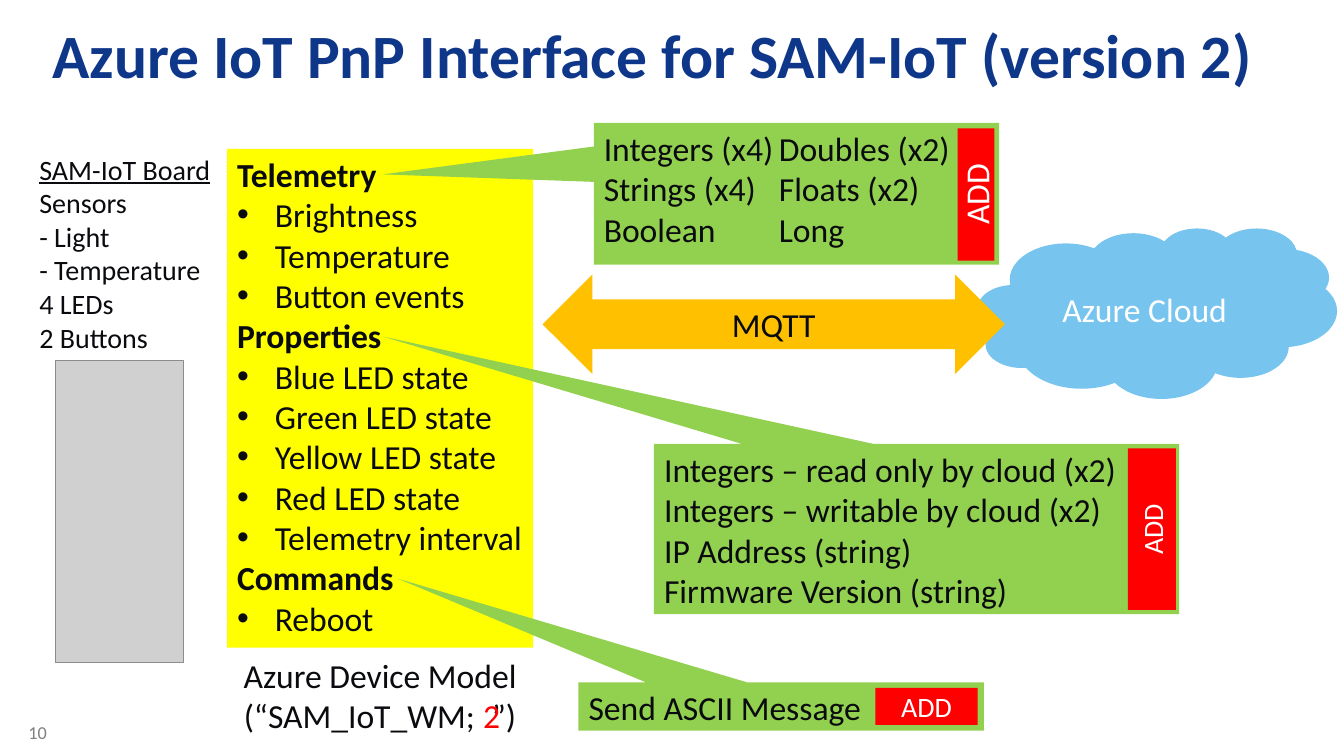
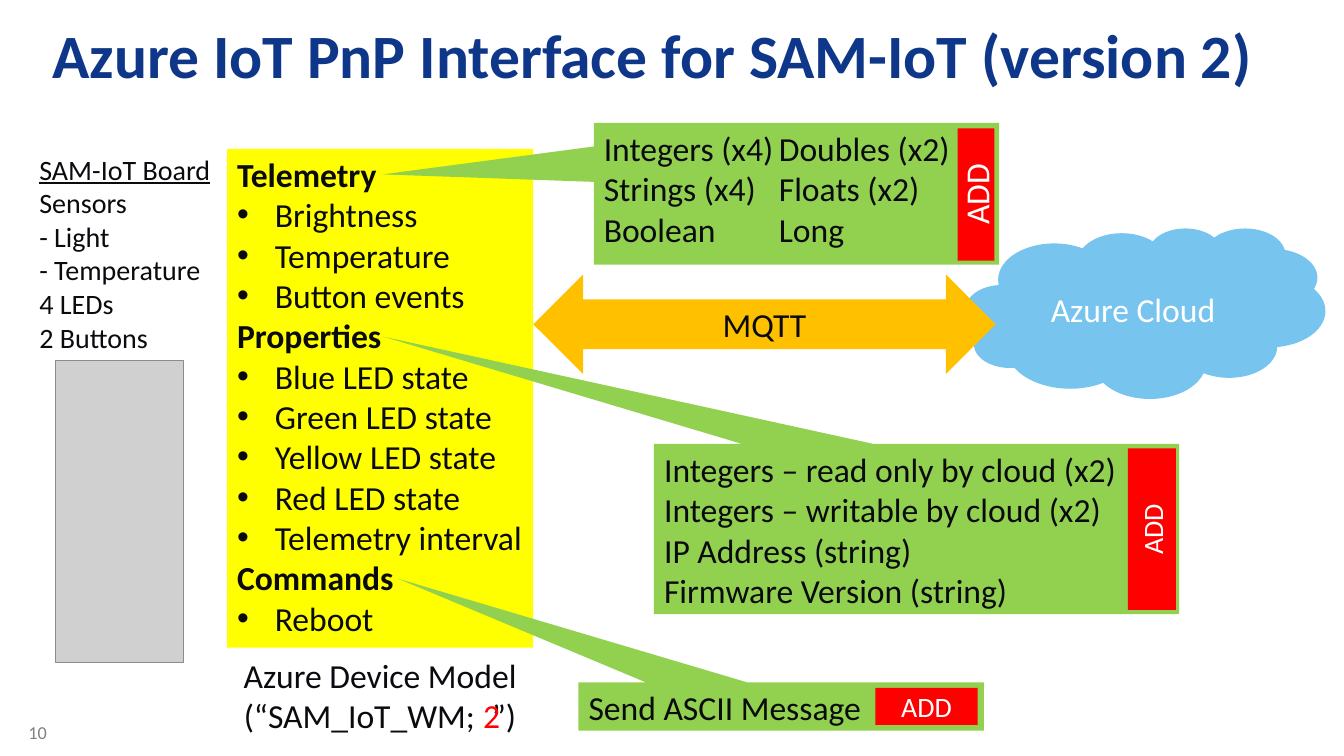
Before and after one commit to daisukeiot/Microchip-SAM-IoT-Wx-1, a slide deck: slide 10 of AO-Smith-MSFT-MCHP-r6.pptx. Drawn at 1344x756 pixels with LibreOffice and Linux fonts; fonts in the diff are those of the drawing; grey boxes stand for pictures; background and template pictures are left out. Boxes give left, top, right and bottom in pixels: in the first picture for what was removed or moved away, otherwise in the second. Text is boxed around its words. In the diff, an @@ line names an element or a change of style, - is before the commit and + after.

Commit message:
Update spec

```diff
--- a/AO-Smith-MSFT-MCHP-r6.pptx
+++ b/AO-Smith-MSFT-MCHP-r6.pptx
@@ cloud "Azure Cloud": place and size @@
-cloud "Azure Cloud" at <box>978,228,1337,398</box>
+cloud "Azure Cloud" at <box>966,228,1325,398</box>
@@ left right arrow "MQTT": place and size @@
-left right arrow "MQTT" at <box>542,274,1005,374</box>
+left right arrow "MQTT" at <box>533,274,996,374</box>
```
